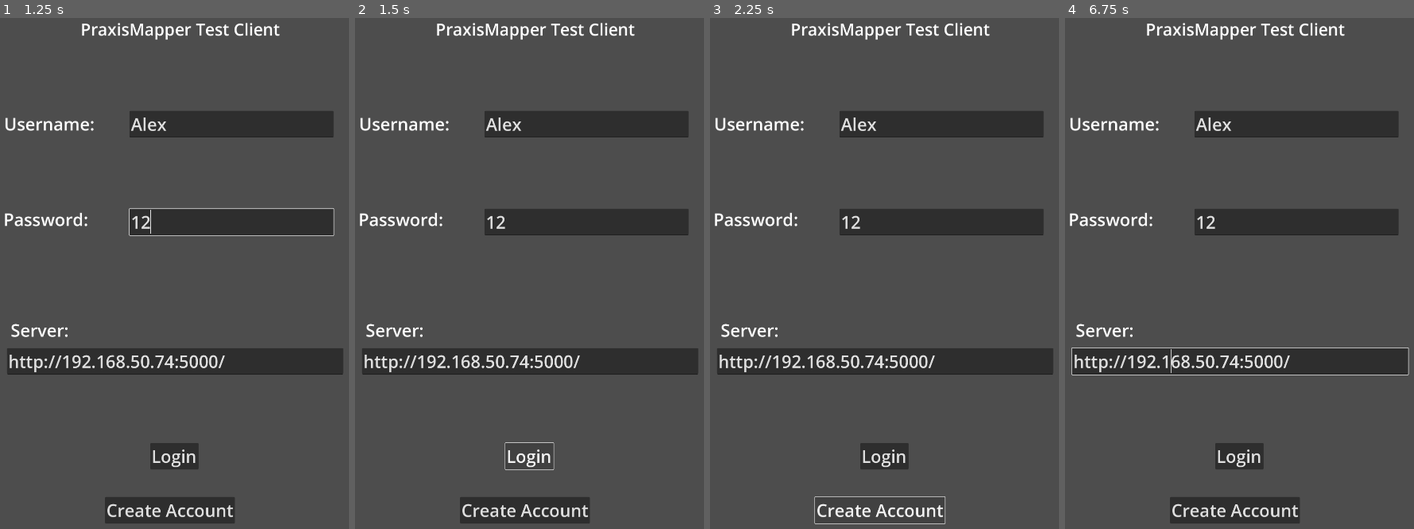
Above: before the commit, frames 1-4 (left to right).
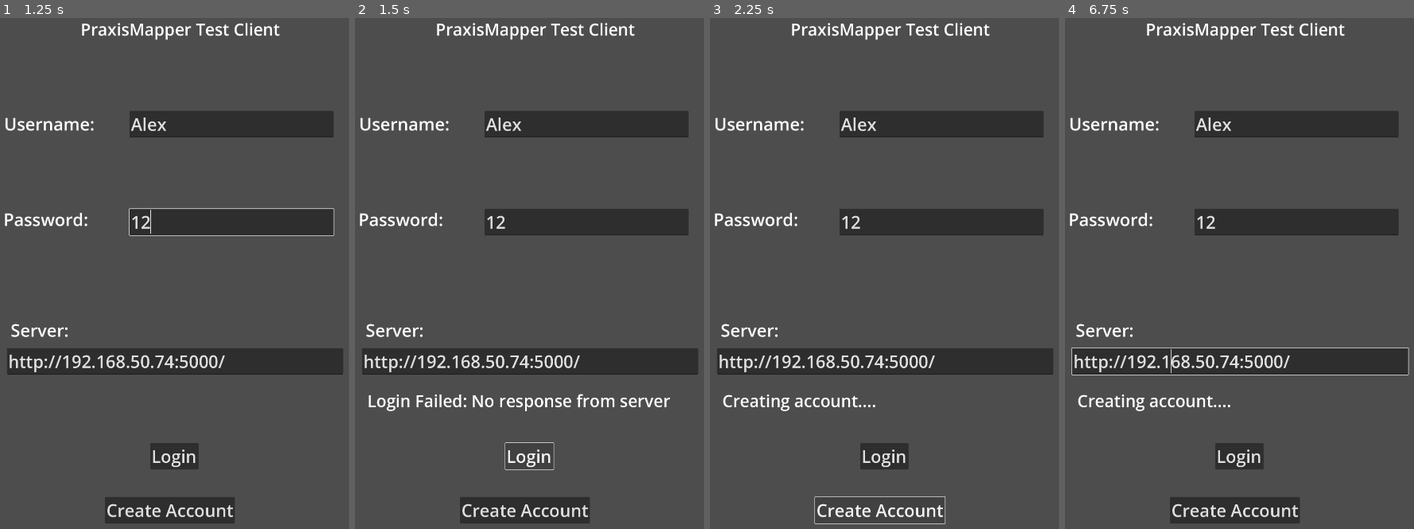
Above: after the commit, the same moments.

Repository: drakewill-CRL/GodotClient1
Game: Godot game, scene res://PraxisMapper/Scenes/LoginScene.tscn
Two runs of this game, one before a commit and one after it. Both use one fixed random seed, a clock stepped at 60 frames per second and the inputs below.
Inputs (mouse positions are in pixels of both pictures, inside the frame that each line leads up to):
- Up to frame 1 (1.25 s): click (230, 125) at 0.52 s; type "Alex" at 0.6 s; click (230, 222) at 0.75 s; type "12" at 0.83 s
- Up to frame 2 (1.5 s): click "Login" at 1.25 s
- Up to frame 3 (2.25 s): click "Create Account" at 2 s
- Up to frame 4 (6.75 s): click "Login" at 2.75 s; click "Create Account" at 3.5 s; click "Login" at 4.25 s; click "Create Account" at 5 s; tap Enter at 5.75 s; move the mouse to (1319, 304) at 5.77 s; click (1319, 304) at 5.92 s; tap Space at 6.5 s; move the mouse to (1169, 365) at 6.52 s; click (1169, 365) at 6.67 s

Frame 1 is identical in both runs. In frame 2, 0.8% of the frame differs, in the area x 3-91%, y 73-77%; in frame 3, 0.4%; in frame 4, 0.4%.
Error before the commit: Invalid access to property or key 'authToken' on a base object of type 'Nil'. (res://PraxisMapper/Scenes/LoginScene.gd:32)

Commit message:
login scene reaching parity with original

Diff:
--- a/PraxisMapper/Scenes/LoginScene.gd
+++ b/PraxisMapper/Scenes/LoginScene.gd
@@ -3,12 +3,22 @@
 @onready var txtUsername: LineEdit = $txtUsername
 @onready var txtPassword: LineEdit = $txtPassword
 @onready var txtServer: LineEdit = $txtServer
+@onready var lblError: Label = $lblError
 @onready var request: HTTPRequest = $HTTPRequest
+
+#TODO: move passkey to a variable and change it.
 
 # Called when the node enters the scene tree for the first time.
 func _ready():
 	#TODO: check for saved credentials, set into textboxes if found.
-	pass # Replace with function body.
+	var lastData = FileAccess.open_encrypted_with_pass("user://savedData.access", FileAccess.READ, "passkeyGoesHere")
+	if (lastData != null):
+		var data = lastData.get_as_text().split("|")
+		lastData.close()
+		txtUsername.text = data[0]
+		txtPassword.text = data[1]
+		txtServer.text = data[2]
+		_on_btn_login_pressed()
 
 
 # Called every frame. 'delta' is the elapsed time since the previous frame.
@@ -21,11 +31,24 @@
 	print("login complete")
 	print(response_code)
 	print(body)
+
+	if (response_code == 0):
+		lblError.text = "Login Failed: No response from server"
+		return
+
+	if (response_code > 299):
+		lblError.text = "Login Failed: " +  str(response_code) + " " + body
+		return
+
 	var json = JSON.new()
 	json.parse(body.get_string_from_utf8())
 	var data = json.get_data()
 	print(data)
 	#if successful, save name/pwd/server to file to load as auto-login next time.
+	var authData = FileAccess.open_encrypted_with_pass("user://savedData.access", FileAccess.WRITE, "passkeyGoesHere")
+	authData.store_string(txtUsername.text + "|" + txtPassword.text + "|" +txtServer.text)
+	authData.close()
+
 	PraxisMapper.username = txtUsername.text
 	PraxisMapper.password = txtPassword.text
 	PraxisMapper.serverURL = txtServer.text
@@ -38,18 +61,20 @@
 func _on_btn_login_pressed():
 	#here is where login logic goes.
 	print("login pressed")
+	lblError.text = "Logging in...."
 	request.request_completed.connect(login_completed)
 
-	var call = request.request(txtServer.text + "/Server/Login/" + txtUsername.text + "/" + txtPassword.text)
+	var call = request.request(txtServer.text + "Server/Login/" + txtUsername.text + "/" + txtPassword.text)
 	if (call != OK):
 		pass #Todo see if this is necessary or can be handled in the complete call.
 
 
 func _on_btn_create_acct_pressed():
 	print("create pressed")
+	lblError.text = "Creating account...."
 	request.request_completed.connect(createCompleted)
 
-	var call = request.request(txtServer.text + "/Server/CreateAccount/" + txtUsername.text + "/" + txtPassword.text,
+	var call = request.request(txtServer.text + "Server/CreateAccount/" + txtUsername.text + "/" + txtPassword.text,
 	[], HTTPClient.METHOD_PUT)
 	if (call != OK):
 		pass #Todo see if this is necessary or can be handled in the complete call.
@@ -66,6 +91,3 @@
 		_on_btn_login_pressed()
 	else:
 		print("Create failed")
-
-	#TODO: get stuff from data.
-	#if successful, save name/pwd/server to file to load as auto-login next time.
--- a/PraxisMapper/Scenes/LoginScene.tscn
+++ b/PraxisMapper/Scenes/LoginScene.tscn
@@ -80,5 +80,12 @@
 
 [node name="HTTPRequest" type="HTTPRequest" parent="."]
 
+[node name="lblError" type="Label" parent="."]
+offset_left = 42.0
+offset_top = 1124.0
+offset_right = 297.0
+offset_bottom = 1196.0
+theme_override_font_sizes/font_size = 50
+
 [connection signal="pressed" from="btnLogin" to="." method="_on_btn_login_pressed"]
 [connection signal="pressed" from="btnCreateAcct" to="." method="_on_btn_create_acct_pressed"]
